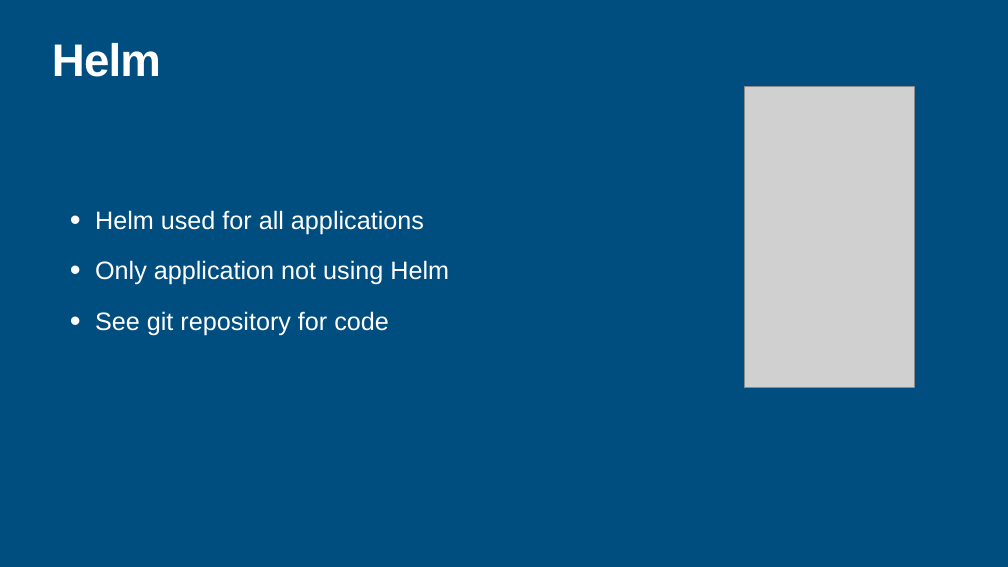
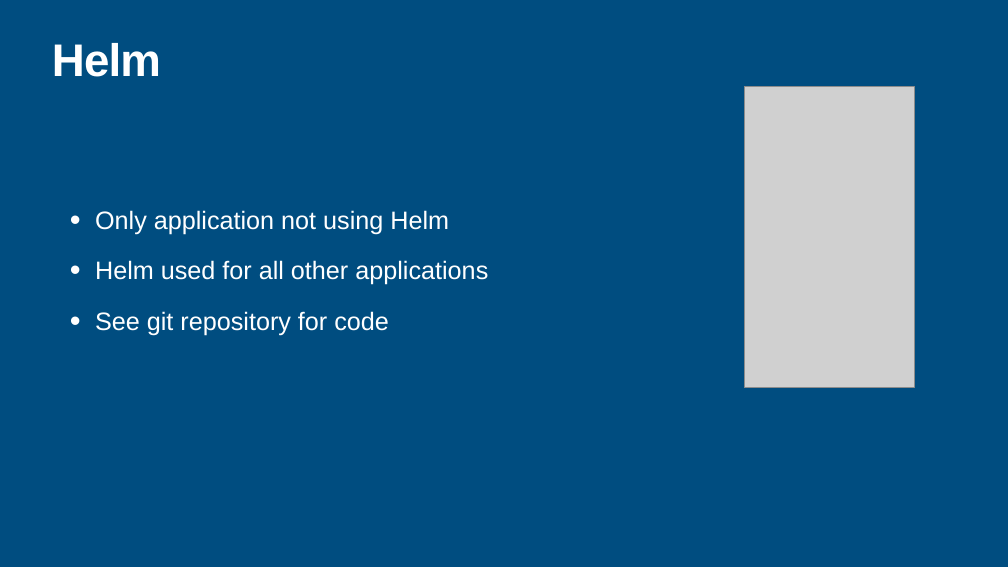
Before and after one commit to haakco/deploying-laravel-app, a slide deck: slide 14 of presentation/TakingThePainOutOfApllicationDeployment.pptx. Drawn at 1008x567 pixels with LibreOffice and Linux fonts; fonts in the diff are those of the drawing; grey boxes stand for pictures. Boxes give left, top, right and bottom in pixels: in the first picture for what was removed or moved away, otherwise in the second. Text is boxed around its words. In the diff, an @@ line names an element or a change of style, - is before the commit and + after.

```diff
--- a/presentation/TakingThePainOutOfApllicationDeployment.pptx
+++ b/presentation/TakingThePainOutOfApllicationDeployment.pptx
@@ text at <box>95,210,424,234</box>: paragraph removed @@
-  • Helm used for all applications
@@ text at <box>95,260,488,285</box>: paragraph added @@
+  • Helm used for all other applications
```
Also in this commit, not shown: 7 other slides changed.
